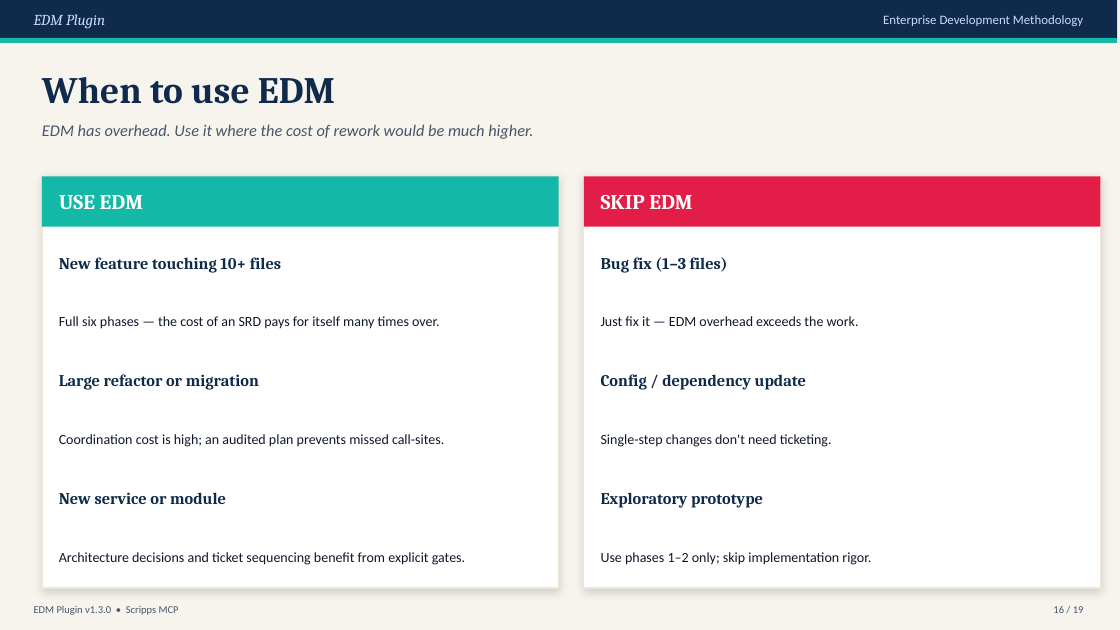
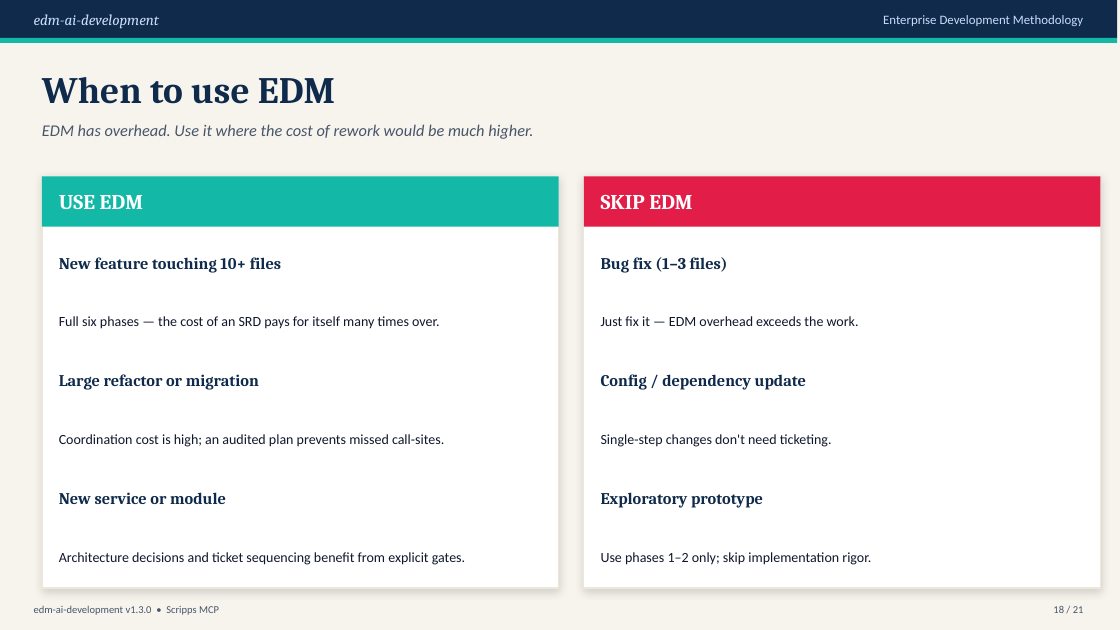
Before and after one commit to ewscripps/marketplace, a slide deck: slide 18 of plugins/edm-ai-development/EDM_Plugin_Presentation.pptx (slide 16 before the commit). Drawn at 1120x630 pixels with LibreOffice and Linux fonts; fonts in the diff are those of the drawing. Boxes give left, top, right and bottom in pixels: in the first picture for what was removed or moved away, otherwise in the second. Text is boxed around its words. In the diff, an @@ line names an element or a change of style, - is before the commit and + after.

Commit message:
docs: 📚 update presentation and user guide for EDM plugin

```diff
--- a/plugins/edm-ai-development/EDM_Plugin_Presentation.pptx
+++ b/plugins/edm-ai-development/EDM_Plugin_Presentation.pptx
@@ text at (34, 14, 160, 29): text changed @@
-EDM Plugin
+edm-ai-development
@@ text at (34, 606, 219, 615): text changed @@
-EDM Plugin v1.3.0 • Scripps MCP
+edm-ai-development v1.3.0 • Scripps MCP
@@ text at (1053, 606, 1084, 613): text changed @@
-16 / 19
+18 / 21
```
Also in this commit, not shown: 17 other slides changed, 2 slides added, 1 other file.
